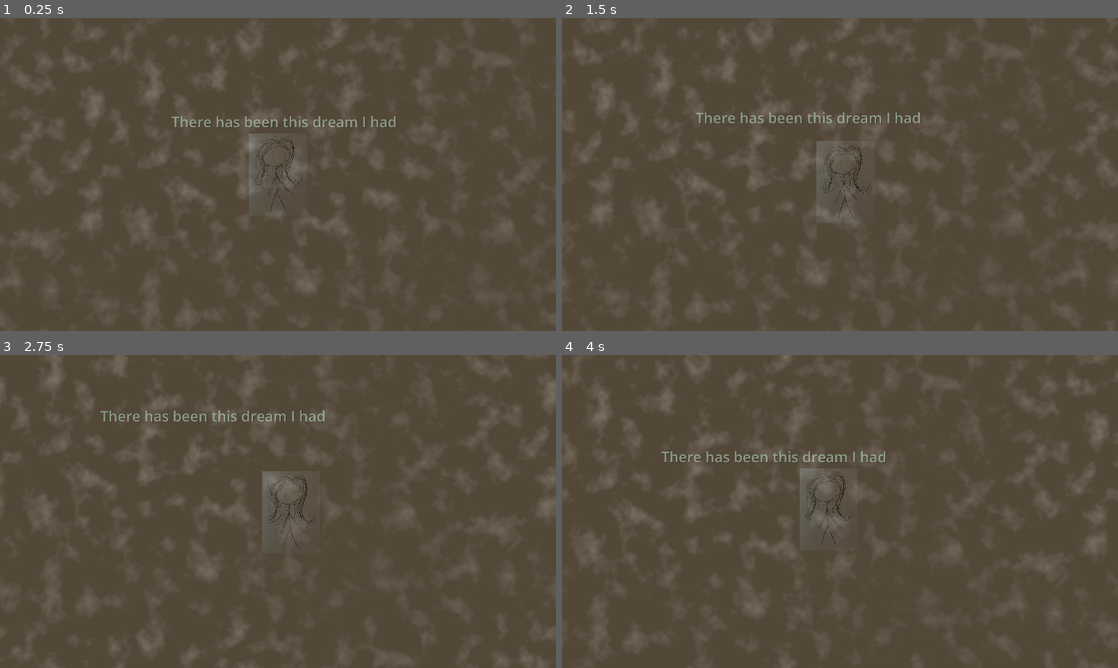
Above: before the commit, frames 1-4 (two rows, left to right).
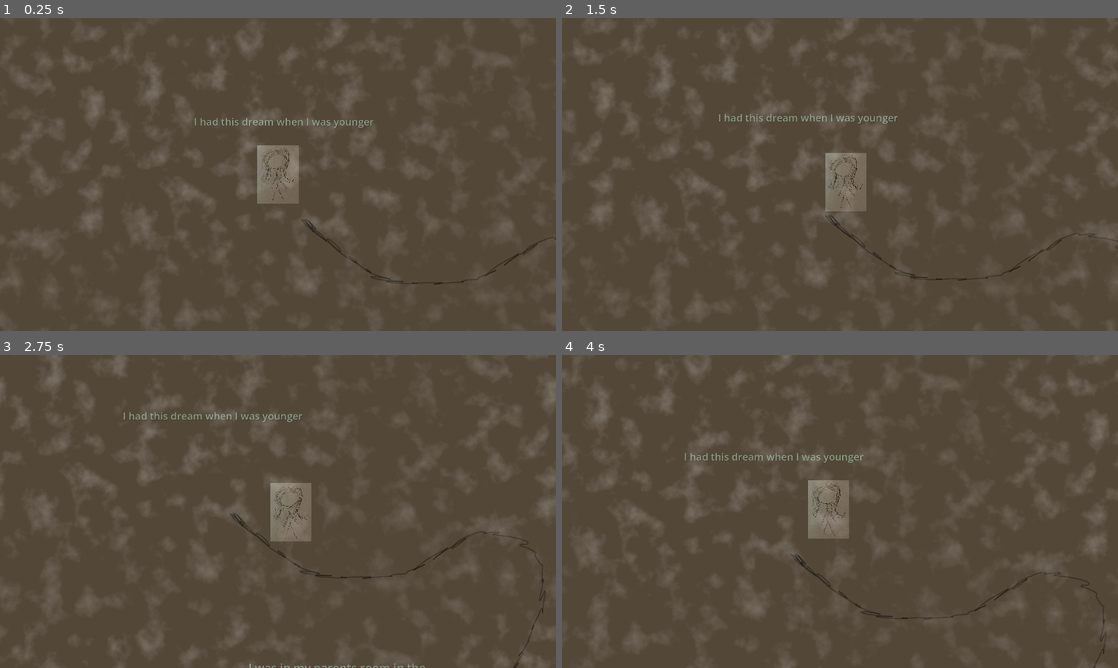
Above: after the commit, the same moments.

Repository: Ava-TU/EGD-FlatGame
Game: Godot game, scene res://Scenes/Main.tscn
The game is run twice, just before and just after one commit, with the same random seed, the same clock (stepped at 60 frames per second) and the same inputs.
Inputs:
- Up to frame 1 (0.25 s): no input
- Up to frame 2 (1.5 s): hold D (Right) 0.53-1.28 s; hold S (Down) from 1.28 s (still down)
- Up to frame 3 (2.75 s): release S (Down) at 2.03 s; hold D (Right) from 2.03 s (still down)
- Up to frame 4 (4 s): release D (Right) at 2.78 s; hold W (Up) 2.78-3.53 s; hold A (Left) from 3.53 s (still down)

The runs differ from the first frame. In frame 1, 2.2% of the frame differs, in the area x 30-100%, y 31-86%; in frame 2, 2.2%; in frame 3, 2.4%, in the area x 18-99%, y 17-100%; in frame 4, 2.2%.

Commit message:
oh my lord she cooking

Diff:
--- a/egd-flat-game/Scenes/Main.tscn
+++ b/egd-flat-game/Scenes/Main.tscn
@@ -4,6 +4,8 @@
 [ext_resource type="Texture2D" uid="uid://e171u74rkqqh" path="res://BG/BlackPaperGB.jpg" id="2_rgh2o"]
 [ext_resource type="Texture2D" uid="uid://bfp2pncisx488" path="res://Sprites/Me.jpg" id="3_rgh2o"]
 [ext_resource type="Shader" uid="uid://cyhejf8vcfwxr" path="res://Shaders/Fog.gdshader" id="4_rgh2o"]
+[ext_resource type="Texture2D" uid="uid://dxaytfcoikps5" path="res://Sprites/line1.png" id="5_pbw6q"]
+[ext_resource type="Texture2D" uid="uid://dt0is8keu3m2c" path="res://Sprites/image1.png" id="6_v1gob"]
 
 [sub_resource type="RectangleShape2D" id="RectangleShape2D_r150o"]
 size = Vector2(126, 127)
@@ -27,6 +29,8 @@
 [node name="Node2D" type="Node2D" unique_id=2035813038]
 
 [node name="ColorRect" type="ColorRect" parent="." unique_id=203460590]
+offset_left = -795.0
+offset_top = -721.0
 offset_right = 7118.0
 offset_bottom = 4585.0
 color = Color(0.32699388, 0.28063932, 0.22092837, 1)
@@ -44,8 +48,8 @@
 script = ExtResource("1_idj7w")
 
 [node name="Sprite2D" type="Sprite2D" parent="CharacterBody2D" unique_id=1701292336]
-modulate = Color(0.5211406, 0.5211406, 0.5211405, 1)
-scale = Vector2(0.10940912, 0.109409094)
+modulate = Color(0.69135684, 0.6913568, 0.69135684, 1)
+scale = Vector2(0.07768053, 0.07768049)
 texture = ExtResource("3_rgh2o")
 
 [node name="CollisionShape2D" type="CollisionShape2D" parent="CharacterBody2D" unique_id=2042612560]
@@ -68,22 +72,96 @@
 offset_right = 1920.0
 offset_bottom = 1080.0
 
-[node name="TextOne" type="Label" parent="." unique_id=1817447905]
+[node name="Line1" type="Sprite2D" parent="." unique_id=592922144]
+position = Vector2(1596, 1054)
+texture = ExtResource("5_pbw6q")
+
+[node name="Texts" type="Node" parent="." unique_id=1842334683]
+
+[node name="TextOne" type="Label" parent="Texts" unique_id=1817447905]
 anchors_preset = 8
 anchor_left = 0.5
 anchor_top = 0.5
 anchor_right = 0.5
 anchor_bottom = 0.5
-offset_left = 601.0
-offset_top = 325.0
-offset_right = 1379.0
-offset_bottom = 394.0
+offset_left = -359.0
+offset_top = -215.0
+offset_right = 419.0
+offset_bottom = -146.0
 grow_horizontal = 2
 grow_vertical = 2
 theme_override_colors/font_color = Color(0.5444965, 0.6024336, 0.51975304, 1)
 theme_override_colors/font_shadow_color = Color(0, 0, 0, 0.38039216)
-theme_override_font_sizes/font_size = 50
-text = "There has been this dream I had"
+theme_override_font_sizes/font_size = 35
+text = "I had this dream when I was younger"
 horizontal_alignment = 1
 vertical_alignment = 1
 autowrap_trim_flags = 128
+
+[node name="TextTwo" type="Label" parent="Texts" unique_id=254853522]
+anchors_preset = 8
+anchor_left = 0.5
+anchor_top = 0.5
+anchor_right = 0.5
+anchor_bottom = 0.5
+offset_left = 1244.0
+offset_top = 315.0
+offset_right = 1907.0
+offset_bottom = 456.0
+grow_horizontal = 2
+grow_vertical = 2
+theme_override_colors/font_color = Color(0.5444965, 0.6024336, 0.51975304, 1)
+theme_override_colors/font_shadow_color = Color(0, 0, 0, 0.38039216)
+theme_override_font_sizes/font_size = 40
+text = "Well nightmare, but more unsettling than scary"
+horizontal_alignment = 1
+vertical_alignment = 1
+autowrap_mode = 3
+autowrap_trim_flags = 128
+
+[node name="TextTwo2" type="Label" parent="Texts" unique_id=866140322]
+anchors_preset = 8
+anchor_left = 0.5
+anchor_top = 0.5
+anchor_right = 0.5
+anchor_bottom = 0.5
+offset_left = 128.0
+offset_top = 647.0
+offset_right = 791.0
+offset_bottom = 788.0
+grow_horizontal = 2
+grow_vertical = 2
+theme_override_colors/font_color = Color(0.5444965, 0.6024336, 0.51975304, 1)
+theme_override_colors/font_shadow_color = Color(0, 0, 0, 0.38039216)
+theme_override_font_sizes/font_size = 40
+text = "I was in my parents room in the old house"
+horizontal_alignment = 1
+vertical_alignment = 1
+autowrap_mode = 3
+autowrap_trim_flags = 128
+
+[node name="TextTwo3" type="Label" parent="Texts" unique_id=1202296468]
+anchors_preset = 8
+anchor_left = 0.5
+anchor_top = 0.5
+anchor_right = 0.5
+anchor_bottom = 0.5
+offset_left = 311.0
+offset_top = 905.0
+offset_right = 974.0
+offset_bottom = 1076.0
+grow_horizontal = 2
+grow_vertical = 2
+theme_override_colors/font_color = Color(0.5444965, 0.6024336, 0.51975304, 1)
+theme_override_colors/font_shadow_color = Color(0, 0, 0, 0.38039216)
+theme_override_font_sizes/font_size = 40
+text = "Think my nanny was sleeping in the bed but the smaller details get fuzzy"
+horizontal_alignment = 1
+vertical_alignment = 1
+autowrap_mode = 3
+autowrap_trim_flags = 128
+
+[node name="Image1" type="Sprite2D" parent="." unique_id=274348011]
+position = Vector2(871, 1510)
+scale = Vector2(0.63660485, 0.6366048)
+texture = ExtResource("6_v1gob")
Binary file added: egd-flat-game/Sprites/image1.png
Not shown, added: egd-flat-game/Sprites/image1.png.import
Binary file added: egd-flat-game/Sprites/line1.png
Not shown, added: egd-flat-game/Sprites/line1.png.import
Not shown, added: Images/image1.png
Not shown, added: Images/line1.png
